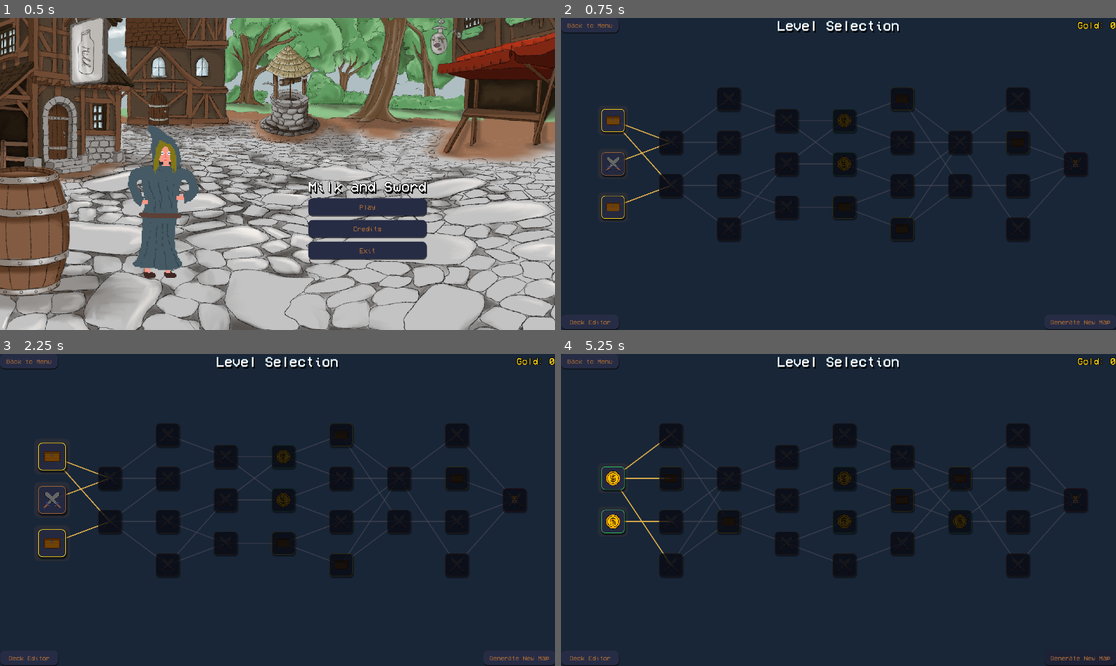
Above: before the commit, frames 1-4 (two rows, left to right).
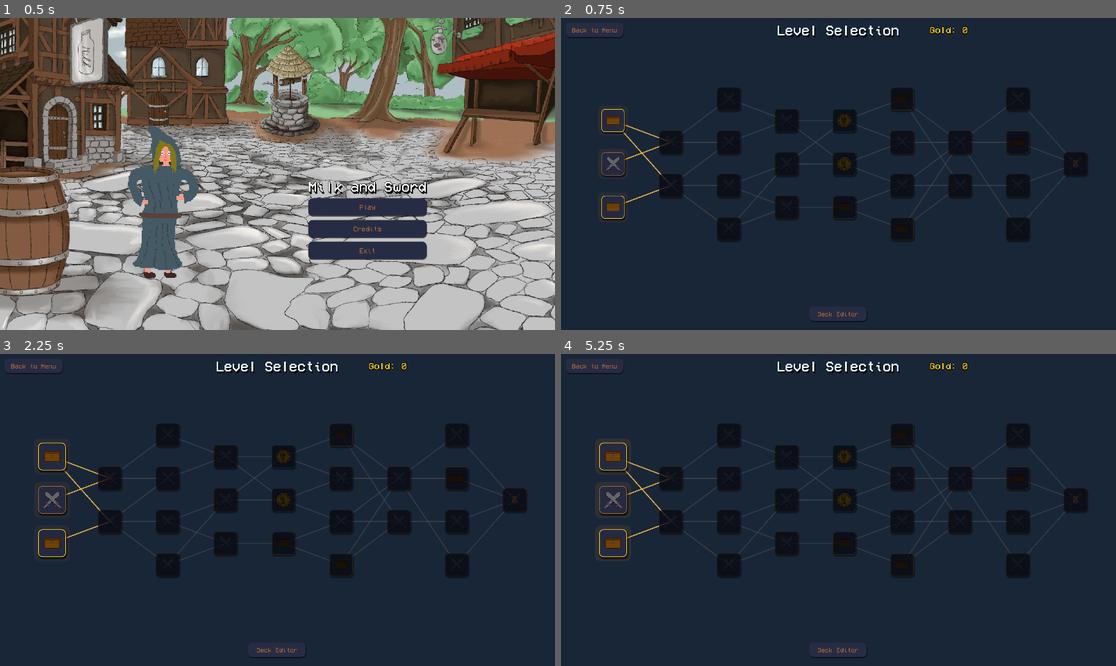
Above: after the commit, the same moments.

Repository: arch-jpg/eidsWi25
Game: Godot game, scene res://scenes/mainmenu/main_menu.tscn
Two runs of this game, one before a commit and one after it. Both use one fixed random seed, a clock stepped at 60 frames per second and the inputs below.
Inputs (mouse positions are in pixels of both pictures, inside the frame that each line leads up to):
- Up to frame 1 (0.5 s): no input
- Up to frame 2 (0.75 s): click "Play" at 0.5 s
- Up to frame 3 (2.25 s): click "Back to Menu" at 1.25 s; click "Play" at 2 s
- Up to frame 4 (5.25 s): click "Deck Editor" at 2.75 s; click (760, 366) at 3.52 s; type "Alex" at 3.6 s; click "Back" at 4.25 s; click (1082, 656) at 5 s, where only the run before the commit has a clickable "Generate New Map"

Frame 1 is identical in both runs. In frame 2, 1.2% of the frame differs, in the area x 0-100%, y 0-100%; in frame 3, 1.2%; in frame 4, 8.0%.

Commit message:
fixed game state reset funktion, added reset hotkey, cheat sheet

Diff:
--- a/scenes/mainmenu/main_menu.gd
+++ b/scenes/mainmenu/main_menu.gd
@@ -1,4 +1,28 @@
 extends Control
+
+@onready var cheat_label = $Label
+
+func _process(_delta):
+	if Input.is_action_just_pressed("ui_focus_next"):
+		toggle_cheat_label()
+
+
+func toggle_cheat_label():
+	if cheat_label:
+		cheat_label.visible = not cheat_label.visible
+
+
+func _input(event):
+	if event is InputEventKey and event.pressed and not event.echo:
+		if event.keycode == KEY_R:
+			GameState.reset_game_state()
+			print("Game progress has been reset!")
+		if event.keycode == KEY_G:
+			GameState.player_gold += 10000
+			print("Added 10000 gold! Current gold: %d" % GameState.player_gold)
+
+
+
 
 
 func _on_PLAY_pressed() -> void:
--- a/scenes/mainmenu/main_menu.tscn
+++ b/scenes/mainmenu/main_menu.tscn
@@ -198,6 +198,20 @@
 position = Vector2(550, 900)
 scale = Vector2(3.5, 3.5)
 
+[node name="Label" type="Label" parent="."]
+visible = false
+layout_mode = 0
+offset_left = 634.0
+offset_top = 892.0
+offset_right = 1103.0
+offset_bottom = 1045.0
+theme_override_constants/outline_size = 4
+theme_override_font_sizes/font_size = 40
+text = "r = reset game state
+g = gold
+t = random card (in deck editor)
+m = map reset (in level selection)"
+
 [connection signal="pressed" from="CenterContainer/VBoxContainer/ButtonsVBox/Play" to="." method="_on_PLAY_pressed"]
 [connection signal="pressed" from="CenterContainer/VBoxContainer/ButtonsVBox/Credits" to="." method="_on_credits_pressed"]
 [connection signal="pressed" from="CenterContainer/VBoxContainer/ButtonsVBox/Options" to="." method="_on_OPTIONS_pressed"]
--- a/scenes/map_system/map_screen.gd
+++ b/scenes/map_system/map_screen.gd
@@ -49,6 +49,13 @@
 		generate_and_display_map()
 
 	# Update gold display
+	_update_gold_display()
+
+func _process(_delta):
+
+	if Input.is_key_pressed(KEY_M):
+		reset_map()
+
 	_update_gold_display()
 
 
--- a/scenes/map_system/map_screen.tscn
+++ b/scenes/map_system/map_screen.tscn
@@ -128,8 +128,10 @@
 
 [node name="HBoxContainer" type="HBoxContainer" parent="UILayer"]
 layout_mode = 0
-offset_right = 1919.0
-offset_bottom = 45.0
+offset_left = 16.0
+offset_top = 16.0
+offset_right = 1901.0
+offset_bottom = 66.0
 
 [node name="BackButton" type="Button" parent="UILayer/HBoxContainer"]
 custom_minimum_size = Vector2(200, 50)
@@ -164,7 +166,8 @@
 
 [node name="GoldLabel" type="Label" parent="UILayer/HBoxContainer"]
 layout_mode = 2
-size_flags_horizontal = 3
+size_flags_horizontal = 2
+size_flags_vertical = 1
 theme_override_colors/font_color = Color(1, 0.85, 0.1, 1)
 theme_override_colors/font_outline_color = Color(0, 0, 0, 1)
 theme_override_constants/outline_size = 8
@@ -181,17 +184,17 @@
 
 [node name="HBoxContainer2" type="HBoxContainer" parent="UILayer"]
 layout_mode = 0
-offset_left = 1.0
-offset_top = 1027.0
-offset_right = 1922.0
-offset_bottom = 1077.0
+offset_left = 16.0
+offset_top = 999.0
+offset_right = 1901.0
+offset_bottom = 1049.0
 theme_override_constants/separation = 15
 alignment = 2
 
 [node name="DeckEditorButton" type="Button" parent="UILayer/HBoxContainer2"]
 custom_minimum_size = Vector2(200, 50)
 layout_mode = 2
-size_flags_horizontal = 2
+size_flags_horizontal = 6
 theme_override_colors/font_hover_color = Color(0.615686, 0.396078, 0.215686, 1)
 theme_override_colors/font_color = Color(0.615133, 0.397776, 0.217245, 1)
 theme_override_colors/font_pressed_color = Color(1, 1, 1, 1)
@@ -204,6 +207,7 @@
 text = "Deck Editor"
 
 [node name="ResetButton" type="Button" parent="UILayer/HBoxContainer2"]
+visible = false
 custom_minimum_size = Vector2(250, 50)
 layout_mode = 2
 size_flags_horizontal = 10
--- a/scripts/deck_manager.gd
+++ b/scripts/deck_manager.gd
@@ -153,6 +153,18 @@
 	else:
 		push_error("Could not save deck to " + deck_save_path)
 
+func delete_save_file():
+	"""Delete the save file completely"""
+	if FileAccess.file_exists(deck_save_path):
+		var dir = DirAccess.open("user://")
+		if dir:
+			dir.remove("player.save")
+			print("Save file deleted")
+		else:
+			push_error("Could not access user directory to delete save file")
+	else:
+		print("No save file to delete")
+
 func load_deck():
 	"""Load the deck and card collection from disk"""
 	if not FileAccess.file_exists(deck_save_path):
--- a/scripts/game_state.gd
+++ b/scripts/game_state.gd
@@ -289,17 +289,33 @@
 
 func reset_game_state():
 	"""Reset all game state to defaults (new game)."""
+	# Combat state
 	current_encounter.clear()
 	current_level_id = ""
-	#combat_modifiers.clear()
-	#completed_levels.clear()
-	player_health = 100
-	#player_max_health = 100
-	#player_gold = 0
-	current_map = "map_system"
 	last_combat_won = false
 	combat_rewards.clear()
+	is_boss_fight = false
+
+	# Player state
+	player_health = 100
+	player_max_health = 100
+	player_gold = 0
+
+	# Progression state
+	current_map = "map_system"
 	card_collection.clear()
-	clear_map_state()  # Clear saved map
-	unlock_starter_cards()  # Unlock starter cards for new game
-	print("Game state reset")
+	return_scene = "res://scenes/mainmenu/main_menu.tscn"
+
+	# Map system state
+	clear_map_state()
+
+	# Unlock starter cards
+	unlock_starter_cards()
+
+	# Delete save file and create new one
+	if DeckManager:
+		DeckManager.delete_save_file()
+		DeckManager.current_deck.clear()
+		DeckManager.create_default_deck()
+
+	print("Game state reset to defaults")
Binary file added: data/assets/icon/energy_icon.png
Not shown, added: data/assets/icon/energy_icon.png.import
Not shown, added: export_presets.cfg
